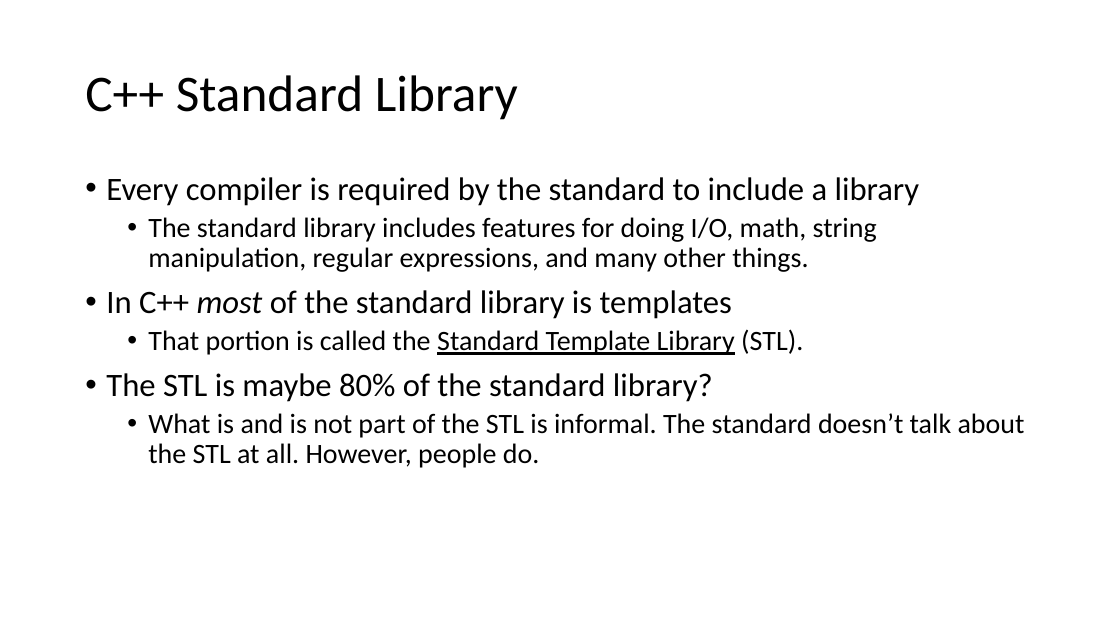
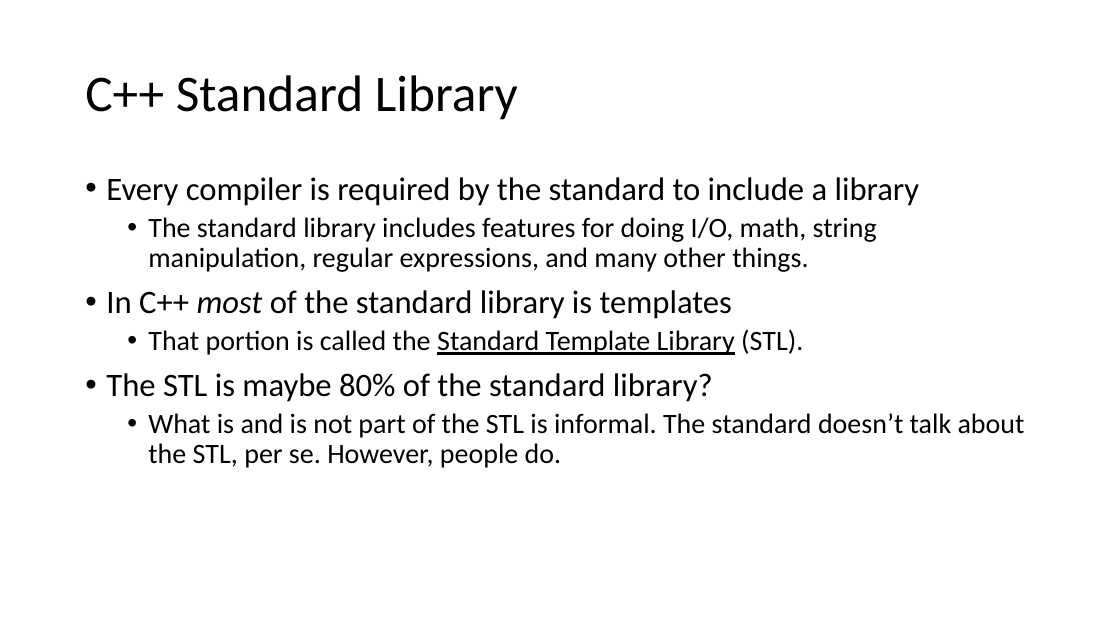
Before and after one commit to pchapin/cpp, a slide deck: slide 2 of Presentations/STL.pptx. Drawn at 1120x630 pixels with LibreOffice and Linux fonts; fonts in the diff are those of the drawing. Boxes give left, top, right and bottom in pixels: in the first picture for what was removed or moved away, otherwise in the second. Text is boxed around its words. In the diff, an @@ line names an element or a change of style, - is before the commit and + after.

```diff
--- a/Presentations/STL.pptx
+++ b/Presentations/STL.pptx
@@ text at <box>148,413,1025,468</box>: text changed @@
-  • What is and is not part of the STL is informal. The standard doesn’t talk about the STL at all. However, people do.
+  • What is and is not part of the STL is informal. The standard doesn’t talk about the STL, per se. However, people do.
```
Also in this commit, not shown: 3 other slides changed, 11 slides added.
